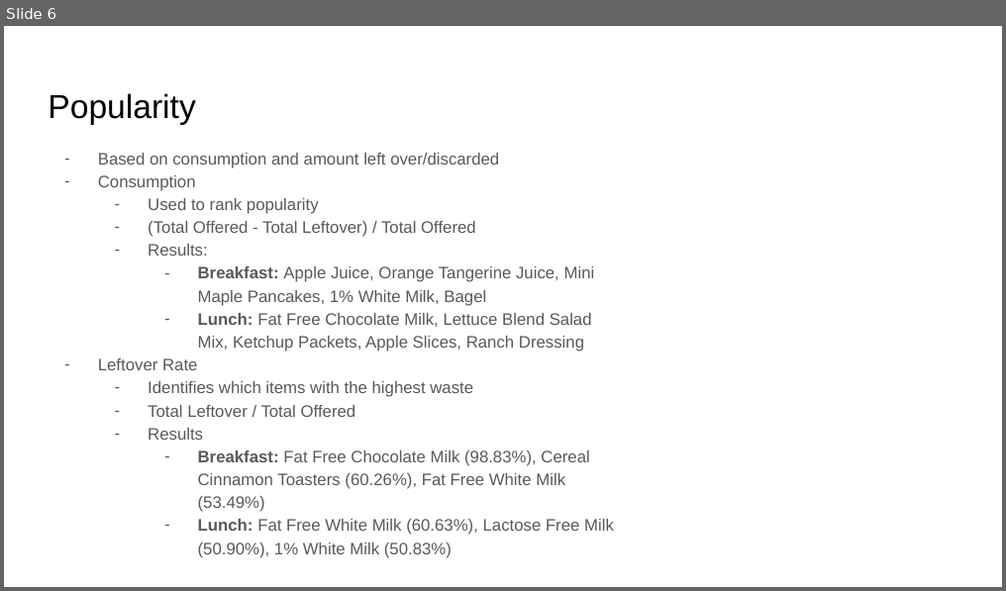
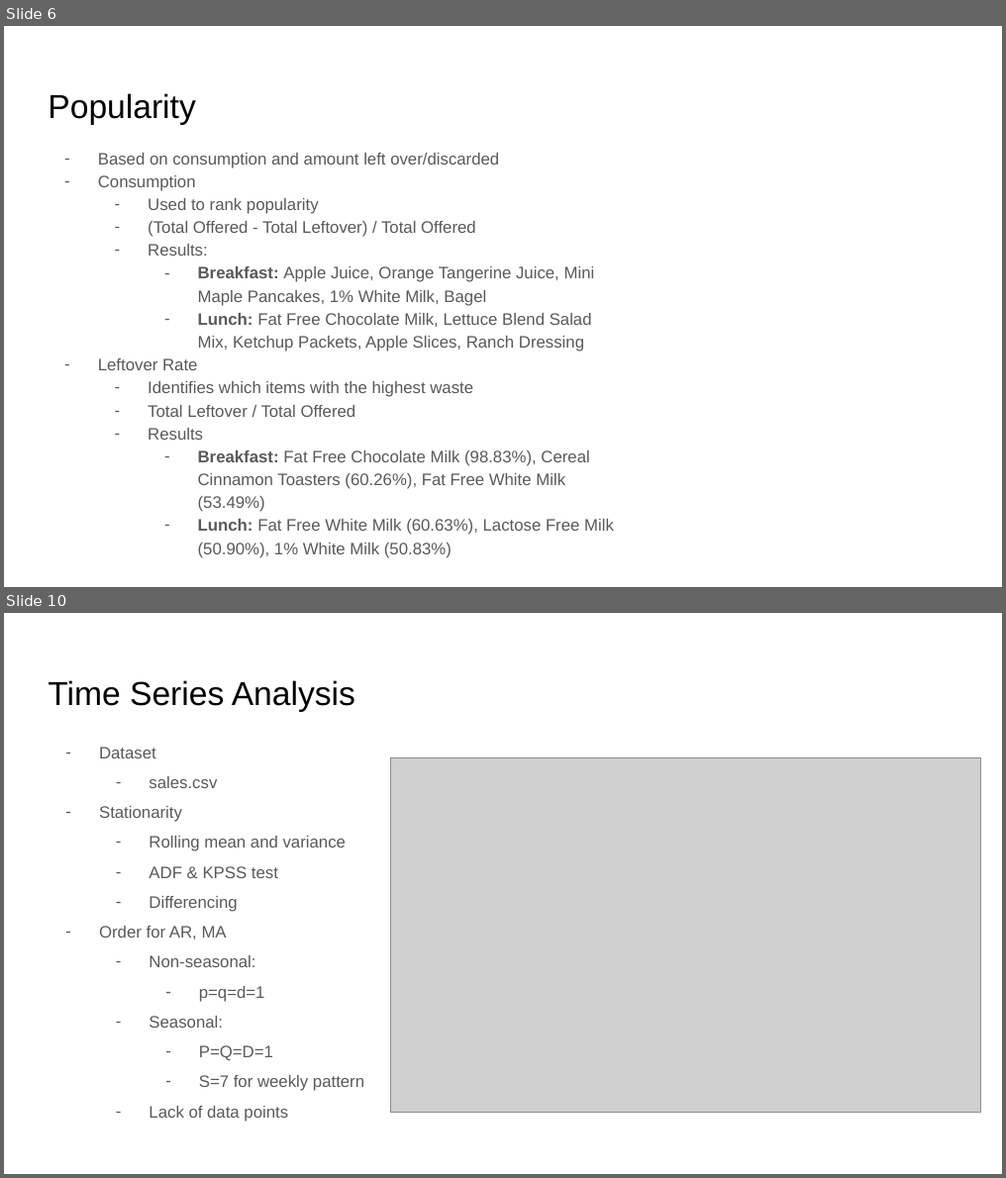
Before and after one commit to JupiK9/fall-2025-group2, a slide deck: presentation/Capstone Final Presentation.pptx. Shown one above the other, each under a label of ours: slide 6 before the commit, slides 6 and 10 after it; the slides between them are not shown. The pictures are 1006x591 and 1006x1178 pixels, drawn with LibreOffice and Linux fonts; fonts in the diff are those of the drawing; grey boxes stand for pictures; background and template pictures are left out. Boxes give left, top, right and bottom in pixels: in the first picture for what was removed or moved away, otherwise in the second. Text is boxed around its words. In the diff, an @@ line names an element or a change of style, - is before the commit and + after.

```diff
--- a/presentation/Capstone Final Presentation.pptx
+++ b/presentation/Capstone Final Presentation.pptx
@@ slide 10 added at (4, 613, 1002, 1174), background picture (left out) @@
@@ title added at (48, 680, 355, 712), 24 pt, text #000000 @@
+Time Series Analysis
@@ text added at (99, 747, 364, 1122), 12 pt, text #595959 @@
+– Dataset
+  – sales.csv
+– Stationarity
+  – Rolling mean and variance
+  – ADF & KPSS test
+  – Differencing
+– Order for AR, MA
+  – Non-seasonal:
+    – p=q=d=1
+  – Seasonal:
+    – P=Q=D=1
+    – S=7 for weekly pattern
+  – Lack of data points
@@ picture added at (390, 759, 981, 1113) @@
```
Also in this commit, not shown: 6 slides changed, 11 other slides added, 5 slides removed.
